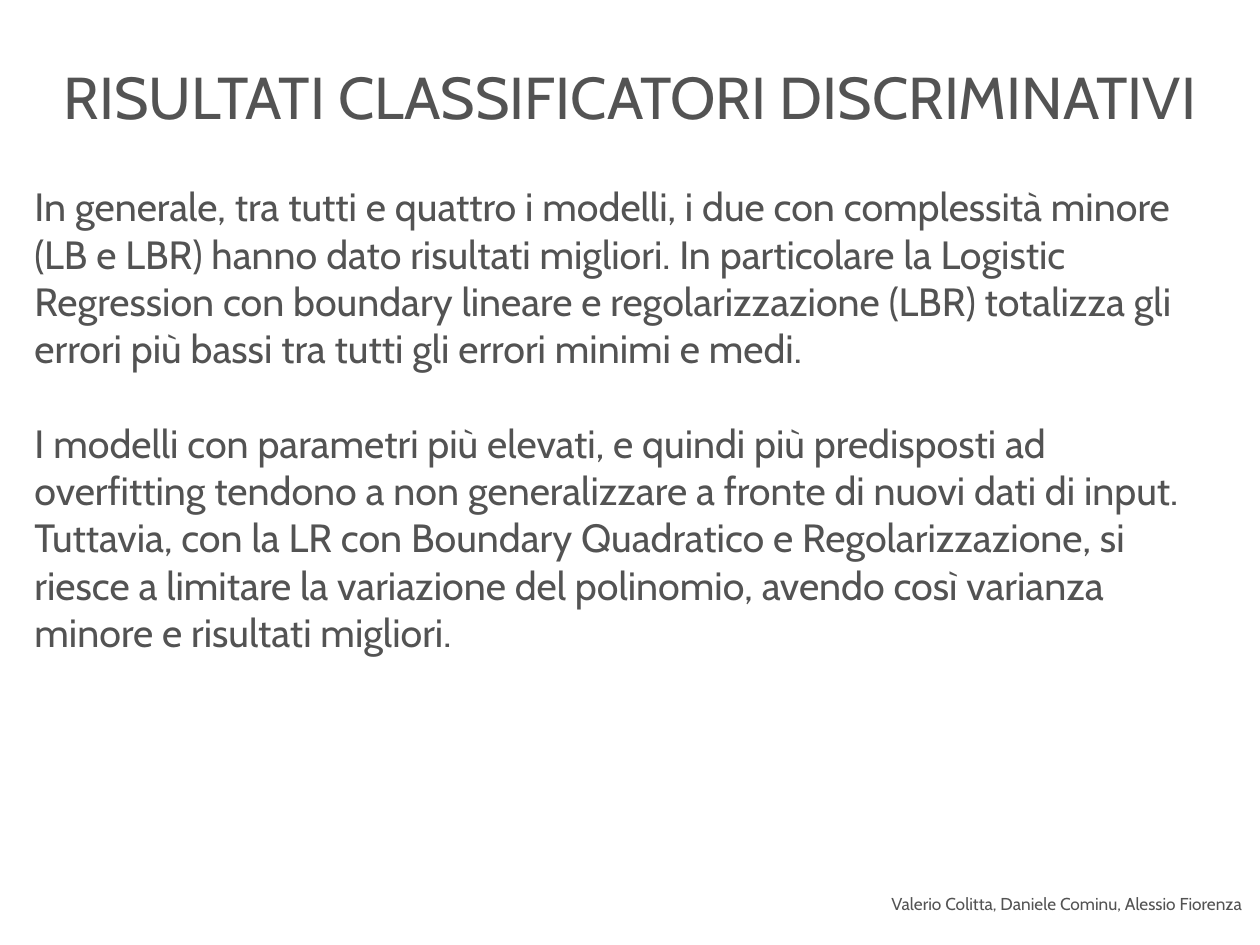
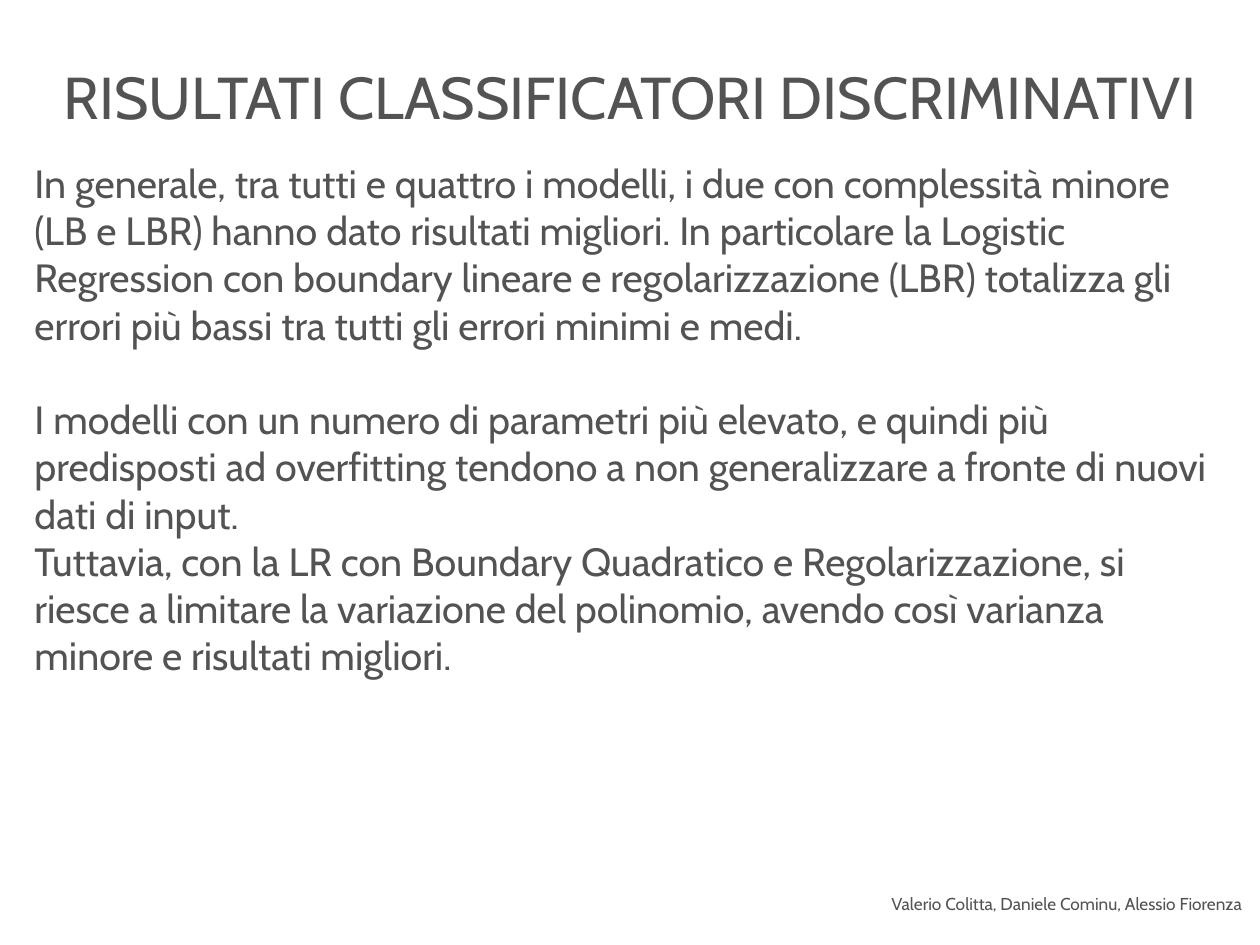
Before and after one commit to danielecominu/CreditApproval, a slide deck: slide 25 of Slide.odp. Drawn at 1260x945 pixels with LibreOffice and Linux fonts; fonts in the diff are those of the drawing. Boxes give left, top, right and bottom in pixels: in the first picture for what was removed or moved away, otherwise in the second. Text is boxed around its words. In the diff, an @@ line names an element or a change of style, - is before the commit and + after.

```diff
--- a/Slide.odp
+++ b/Slide.odp
@@ subtitle at bbox=[34, 404, 1206, 538]: text changed @@
-I modelli con parametri più elevati, e quindi più predisposti ad overfitting tendono a non generalizzare a fronte di nuovi dati di input.
+I modelli con un numero di parametri più elevato, e quindi più predisposti ad overfitting tendono a non generalizzare a fronte di nuovi dati di input.
```
Also in this commit, not shown: 2 other slides changed, 9 other files.
